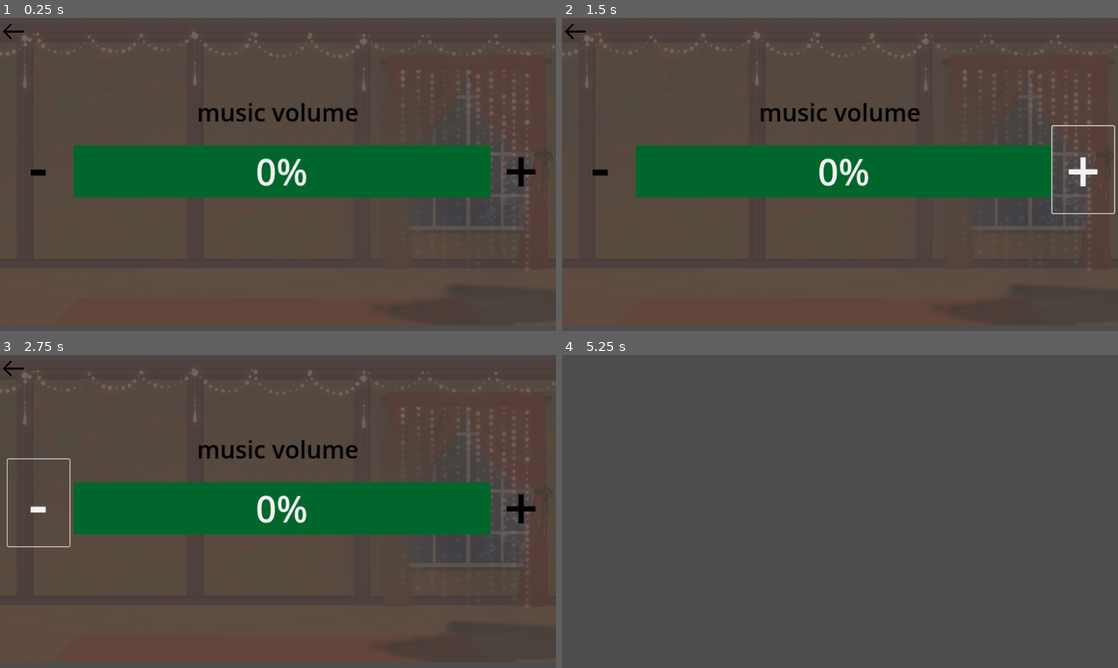
Above: before the commit, frames 1-4 (two rows, left to right).
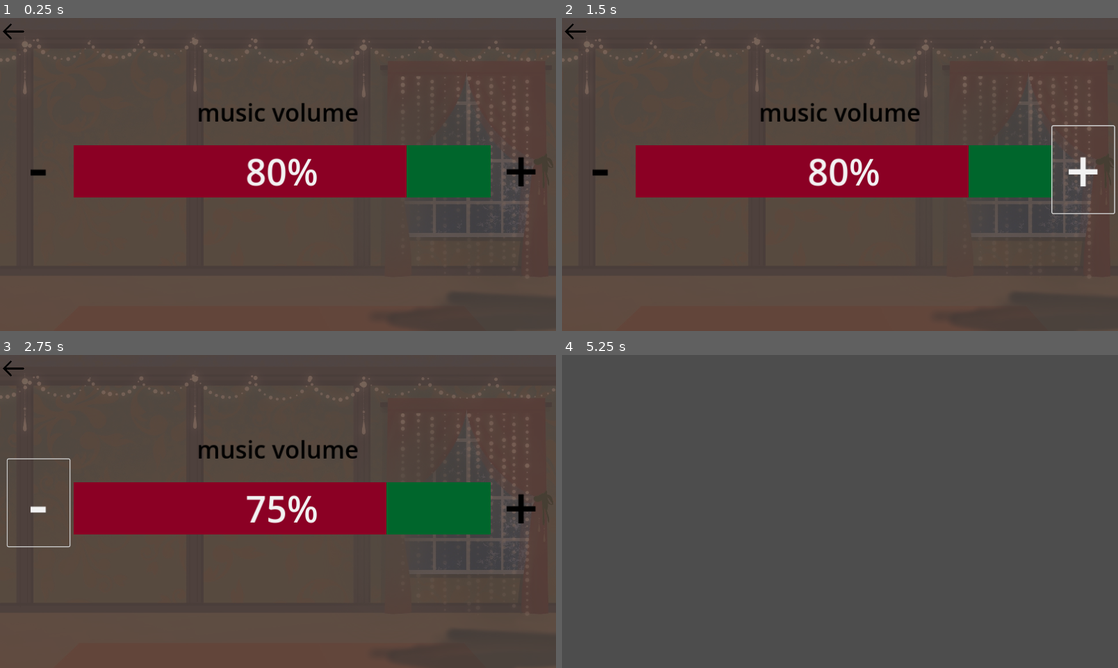
Above: after the commit, the same moments.

Repository: Zapzoop/chritmasgamejam
Game: Godot game, scene res://main_menu/option/option.tscn
Two runs of this game, one before a commit and one after it. Both use one fixed random seed, a clock stepped at 60 frames per second and the inputs below. This scene is started directly instead of the project's main scene. Sound files missing from this copy of the repository are replaced by a short silence.
Inputs (mouse positions are in pixels of both pictures, inside the frame that each line leads up to):
- Up to frame 1 (0.25 s): no input
- Up to frame 2 (1.5 s): click "-" at 0.5 s; click "+" at 1.25 s
- Up to frame 3 (2.75 s): click "-" at 2 s
- Up to frame 4 (5.25 s): click "+" at 2.75 s; click "-" at 3.5 s; click "+" at 4.25 s; click (573, 367) at 5 s

The runs differ from the first frame. In frame 1, 11% of the frame differs, in the area x 0-100%, y 3-69%; in frame 2, 11%; in frame 3, 10%; in frame 4, nothing differs.

Commit message:
fixed sfx

Diff:
--- a/assets/scenes&scripts/loose.tscn
+++ b/assets/scenes&scripts/loose.tscn
@@ -94,6 +94,7 @@
 
 [node name="theme" type="AudioStreamPlayer2D" parent="."]
 stream = ExtResource("4_c7wrf")
+volume_db = 3.0
 autoplay = true
 
 [connection signal="pressed" from="VBoxContainer/start" to="." method="_on_start_pressed"]
--- /dev/null
+++ b/assets/sound/click.gd
@@ -0,0 +1,20 @@
+extends AudioStreamPlayer2D
+
+var clicks = [preload("res://assets/sound/Click(release).wav"),
+	preload("res://assets/sound/Click(release).wav")]
+
+# Called when the node enters the scene tree for the first time.
+func _ready():
+	pass # Replace with function body.
+
+
+# Called every frame. 'delta' is the elapsed time since the previous frame.
+func _process(delta):
+	if Input.is_action_just_pressed("click"):
+		click(0)
+	elif Input.is_action_just_released("click"):
+		click(1)
+
+func click(mode):
+	stream = clicks[mode]
+	play()
--- /dev/null
+++ b/assets/sound/click.tscn
@@ -0,0 +1,7 @@
+[gd_scene load_steps=2 format=3 uid="uid://dlascwcv3ti0p"]
+
+[ext_resource type="Script" path="res://assets/sound/click.gd" id="1_8uta1"]
+
+[node name="click" type="AudioStreamPlayer2D"]
+volume_db = 3.5
+script = ExtResource("1_8uta1")
--- a/assets/sound/sounds.tscn
+++ b/assets/sound/sounds.tscn
@@ -22,8 +22,6 @@
 [node name="Timer" type="Timer" parent="child_squashed"]
 wait_time = 0.4
 
-[node name="click" type="AudioStreamPlayer" parent="."]
-
 [node name="drawing_show" type="AudioStreamPlayer" parent="."]
 
 [node name="laught_judgement" type="AudioStreamPlayer" parent="."]
@@ -42,6 +40,7 @@
 wait_time = 1.5
 
 [node name="presents" type="AudioStreamPlayer" parent="."]
+volume_db = 3.5
 
 [node name="squish" type="AudioStreamPlayer" parent="."]
 
--- a/main_menu/credits/credits.tscn
+++ b/main_menu/credits/credits.tscn
@@ -61,10 +61,10 @@
 anchor_left = 0.388889
 anchor_right = 1.00694
 anchor_bottom = 0.469136
-offset_left = -0.000152588
+offset_left = 448.0
 offset_top = 608.0
-offset_right = 5695.96
-offset_bottom = 3040.0
+offset_right = 6855.96
+offset_bottom = 3344.0
 text = "Programming
 -104games (Paoletto)
 -Zapzoop
--- a/main_menu/mainmenu.gd
+++ b/main_menu/mainmenu.gd
@@ -13,9 +13,9 @@
 func _on_credits_pressed():
 	Global.emit_signal("change_scene",self,"credits")
 
-func sfx():
-	$sfx.stream = $sfx.enter.pick_random()
-	$sfx.play()
+func _ready():
+	$sfx.enter()
+
 
 
 func _on_theme_finished():
--- a/main_menu/mainmenu.tscn
+++ b/main_menu/mainmenu.tscn
@@ -7,6 +7,7 @@
 [ext_resource type="Theme" uid="uid://cuevdh5m46808" path="res://assets/fonts/normal.tres" id="4_h5vgx"]
 [ext_resource type="FontFile" uid="uid://dywp2r20vvy4h" path="res://assets/fonts/Written On The Hand-Bold.otf" id="6_2ov01"]
 [ext_resource type="AudioStream" uid="uid://buxasyd8x5xsq" path="res://main_menu/mermello_pastello.mp3" id="7_877fo"]
+[ext_resource type="Script" path="res://main_menu/theme.gd" id="8_5nm75"]
 
 [node name="Mainmenu" type="Control"]
 layout_mode = 3
@@ -84,7 +85,9 @@
 
 [node name="theme" type="AudioStreamPlayer2D" parent="."]
 stream = ExtResource("7_877fo")
+volume_db = -10.0
 autoplay = true
+script = ExtResource("8_5nm75")
 
 [connection signal="pressed" from="VBoxContainer/start" to="." method="_on_start_pressed"]
 [connection signal="pressed" from="VBoxContainer/option" to="." method="_on_option_pressed"]
--- a/main_menu/option/option.gd
+++ b/main_menu/option/option.gd
@@ -3,7 +3,7 @@
 
 # Called when the node enters the scene tree for the first time.
 func _ready():
-	pass
+	$sfx.exit()
 
 # Called every frame. 'delta' is the elapsed time since the previous frame.
 func _process(delta):
--- a/main_menu/option/option.tscn
+++ b/main_menu/option/option.tscn
@@ -1,9 +1,12 @@
-[gd_scene load_steps=7 format=3 uid="uid://b7tk213b5gudl"]
+[gd_scene load_steps=10 format=3 uid="uid://b7tk213b5gudl"]
 
 [ext_resource type="Script" path="res://main_menu/option/option.gd" id="1_ek2sl"]
 [ext_resource type="Texture2D" uid="uid://5h6l2qocg6y4" path="res://assets/icons/back.png" id="2_c5mbi"]
 [ext_resource type="Texture2D" uid="uid://bwuje4q6anm0o" path="res://assets/graphics/bg.jpeg" id="2_klity"]
 [ext_resource type="Script" path="res://main_menu/option/volume.gd" id="3_mvdhv"]
+[ext_resource type="AudioStream" uid="uid://buxasyd8x5xsq" path="res://main_menu/mermello_pastello.mp3" id="5_joaa8"]
+[ext_resource type="Script" path="res://main_menu/theme.gd" id="6_e3p5n"]
+[ext_resource type="Script" path="res://main_menu/sfx.gd" id="7_mos6h"]
 
 [sub_resource type="StyleBoxFlat" id="StyleBoxFlat_ijdtj"]
 bg_color = Color(0, 0.399589, 0.172035, 1)
@@ -25,8 +28,8 @@
 
 [node name="bg" type="Sprite2D" parent="."]
 modulate = Color(0.85098, 0.686275, 0.745098, 0.384314)
-position = Vector2(576, 312)
-scale = Vector2(0.6, 0.6)
+position = Vector2(576, 326)
+scale = Vector2(0.6, 0.603704)
 texture = ExtResource("2_klity")
 
 [node name="tree" type="Sprite2D" parent="bg"]
@@ -87,6 +90,15 @@
 theme_override_font_sizes/normal_font_size = 50
 text = "music volume"
 
+[node name="theme" type="AudioStreamPlayer2D" parent="."]
+stream = ExtResource("5_joaa8")
+volume_db = -10.0
+autoplay = true
+script = ExtResource("6_e3p5n")
+
+[node name="sfx" type="AudioStreamPlayer2D" parent="."]
+script = ExtResource("7_mos6h")
+
 [connection signal="pressed" from="back" to="." method="_on_back_pressed"]
 [connection signal="pressed" from="volume/minus" to="volume" method="_on_minus_pressed"]
 [connection signal="pressed" from="volume/plus" to="volume" method="_on_plus_pressed"]
--- a/main_menu/option/volume.gd
+++ b/main_menu/option/volume.gd
@@ -8,7 +8,7 @@
 
 # Called every frame. 'delta' is the elapsed time since the previous frame.
 func _process(delta):
-	value = Global.volume
+	value = Global.volume +80
 
 
 
--- a/main_menu/sfx.gd
+++ b/main_menu/sfx.gd
@@ -1,10 +1,10 @@
 extends AudioStreamPlayer2D
 
-var enter = [preload("res://assets/sound/MenuEnterSublevel1.wav"),
+var enters = [preload("res://assets/sound/MenuEnterSublevel1.wav"),
 	preload("res://assets/sound/MenuEnterSublevel2.wav"),
 	preload("res://assets/sound/MenuEnterSublevel3.wav")]
 
-var exist = [preload("res://assets/sound/MenuExitSublevel1.wav"),
+var exists = [preload("res://assets/sound/MenuExitSublevel1.wav"),
 	preload("res://assets/sound/MenuExitSublevel2.wav"),
 	preload("res://assets/sound/MenuExitSublevel3.wav")]
 
@@ -17,3 +17,12 @@
 # Called every frame. 'delta' is the elapsed time since the previous frame.
 func _process(delta):
 	pass
+
+
+func enter():
+	stream = enters.pick_random()
+	play()
+
+func exit():
+	stream = exists.pick_random()
+	play()
--- /dev/null
+++ b/main_menu/theme.gd
@@ -0,0 +1,13 @@
+extends AudioStreamPlayer2D
+
+
+# Called when the node enters the scene tree for the first time.
+func _ready():
+	pass # Replace with function body.
+
+
+# Called every frame. 'delta' is the elapsed time since the previous frame.
+func _process(delta):
+	volume_db = Global.volume -10
+	if playing == false:
+		play()
--- a/mainlevel/level.gd
+++ b/mainlevel/level.gd
@@ -54,6 +54,5 @@
 func _on_file_pressed():
 	if $child.get_child_count():
 		sfx.paper("show")
-		sfx.santa_file()
 		$child.get_child(0).report.visible = true
 		$child.get_child(0).anim.play("open")
--- a/mainlevel/sounds.gd
+++ b/mainlevel/sounds.gd
@@ -70,13 +70,8 @@
 
 # Called every frame. 'delta' is the elapsed time since the previous frame.
 func _process(delta):
-	$theme.volume_db = Global.volume - 80
-	if Input.is_action_just_pressed("click"):
-		$click.stream = click[0]
-		$click.play()
-	if Input.is_action_just_released("click"):
-		$click.stream = click[1]
-		$click.play()
+	$theme.volume_db = Global.volume - 10
+
 
 func _on_theme_finished():
 	$theme.play()
--- a/project.godot
+++ b/project.godot
@@ -18,6 +18,7 @@
 [autoload]
 
 Global="*res://global/global.gd"
+click="*res://assets/sound/click.tscn"
 
 [display]
 
Not shown, added: IMG_7712.png.import
Not shown, added: IMG_7713.png.import
Not shown, added: IMG_7714.png.import
Not shown, added: IMG_7715.png.import
Not shown, added: IMG_7716.png.import
Not shown, added: IMG_7717.png.import
Not shown, added: IMG_7718.png.import
Not shown, added: assets/IMG_7587.png.import
Not shown, added: assets/IMG_7588.png.import
Not shown, added: assets/IMG_7589.png.import
Not shown, added: assets/IMG_7590.png.import
Not shown, added: assets/IMG_7591.png.import
(and 114 more such lines)
